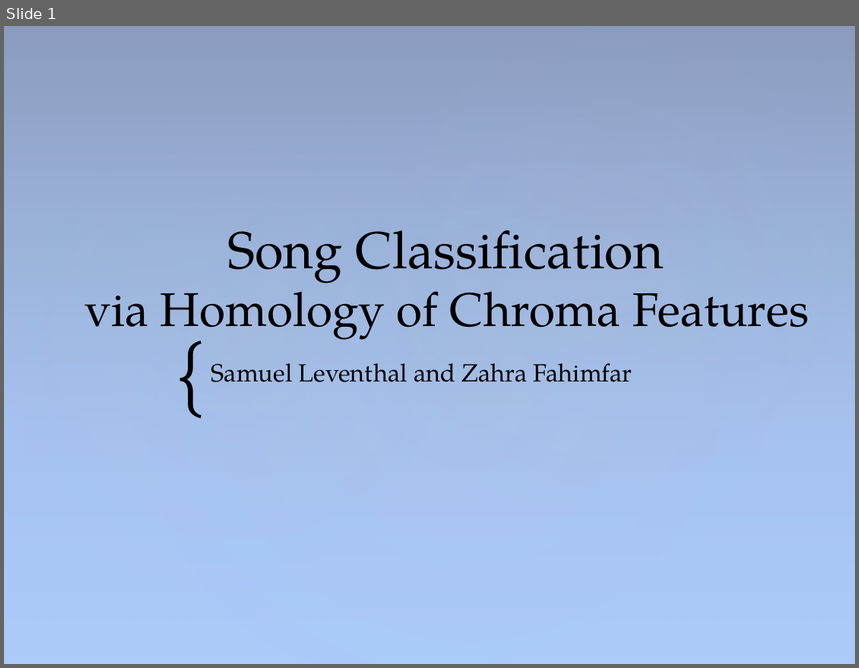
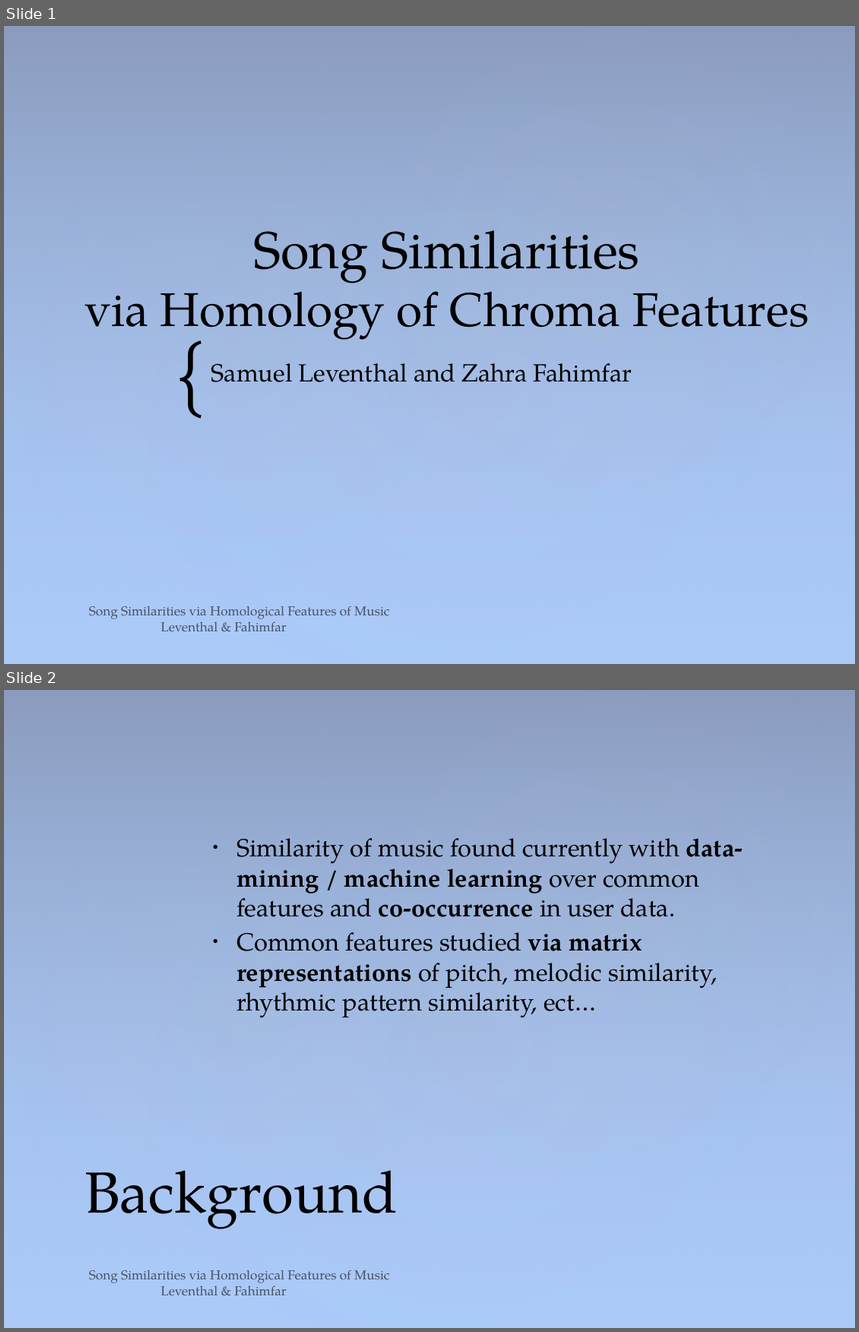
Before and after one commit to sam-lev/Classifications-Of-Songs-via-Homology-of-Chroma-Features, a slide deck: project/presentation/PresentationPowerPoint.pptx. Shown one above the other, each under a label of ours: slide 1 before the commit, slides 1 and 2 after it. The pictures are 859x668 and 859x1332 pixels, drawn with LibreOffice and Linux fonts; fonts in the diff are those of the drawing. Boxes give left, top, right and bottom in pixels: in the first picture for what was removed or moved away, otherwise in the second. Text is boxed around its words. In the diff, an @@ line names an element or a change of style, - is before the commit and + after.

Commit message:
presentation and started shortloop and counting homological features in songs and their size to approximate which keys

```diff
--- a/project/presentation/PresentationPowerPoint.pptx
+++ b/project/presentation/PresentationPowerPoint.pptx
@@ slide 2 added at bbox=[4, 690, 855, 1328], background #ACCBF9; not listed: 4 template elements that a slide beside it also shows @@
@@ text added at bbox=[237, 838, 743, 1018], 21 pt, text #000000 @@
+• Similarity of music found currently with data-mining / machine learning over common features and co-occurrence in user data.
+• Common features studied via matrix representations of pitch, melodic similarity, rhythmic pattern similarity, ect…
@@ title added at bbox=[85, 1170, 398, 1230], 49 pt, text #000000 @@
+Background
@@ text added at bbox=[89, 1271, 389, 1296], 11 pt, text #000000 at 60% opacity @@
+Song Similarities via Homological Features of Music Leventhal & Fahimfar
@@ slide 1 changed as well @@
@@ title at bbox=[85, 230, 809, 344]: text changed @@
-Song Classification
-via Homology of Chroma Features
+Song Similarities
+via Homology of Chroma Features
@@ text added at bbox=[89, 607, 389, 632], 11 pt, text #000000 at 60% opacity @@
+Song Similarities via Homological Features of Music Leventhal & Fahimfar
```
Also in this commit, not shown: 12 other slides changed, 8 other slides added, 4 slides removed, 38 other files.
